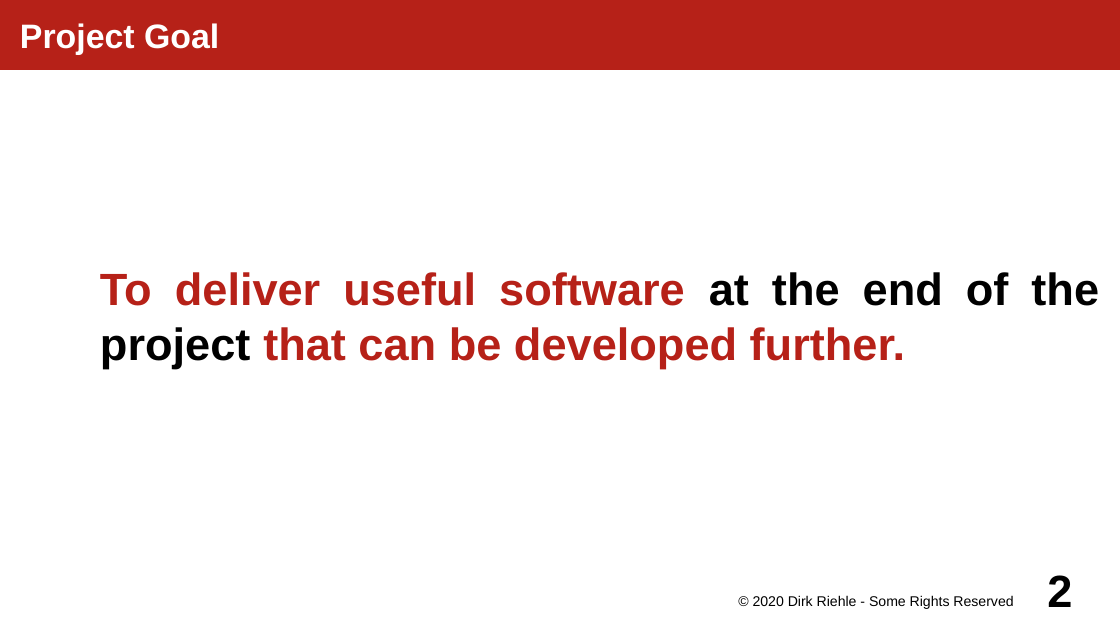
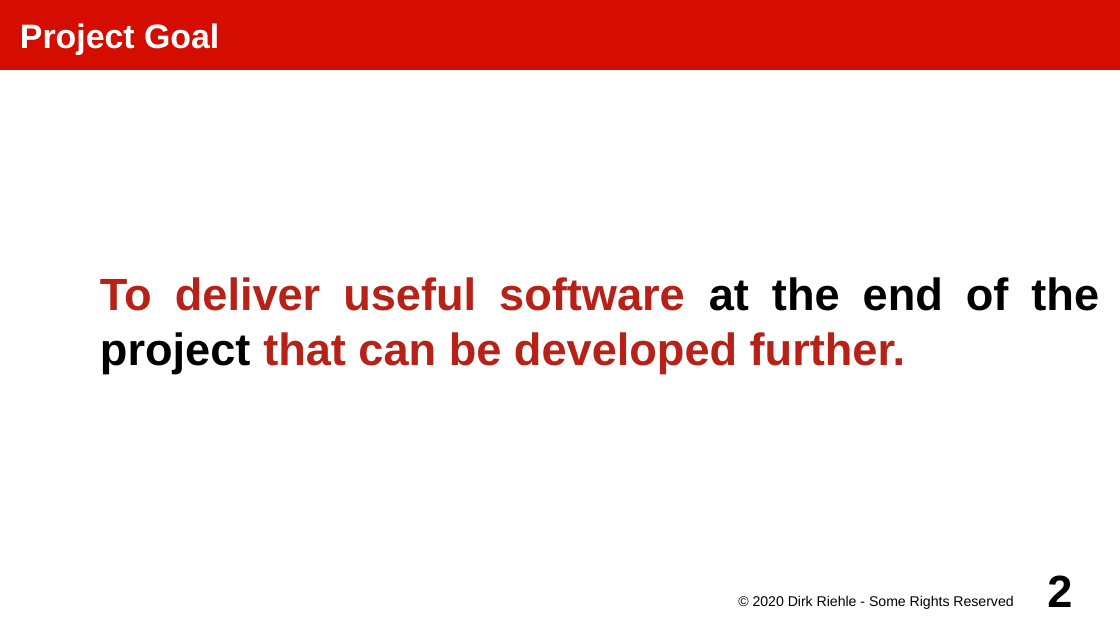
Before and after one commit to dirkriehle/amos-course, a slide deck: slide 2 of Lecture slides/AMOS B01 - Project Crash Course.odp. Drawn at 1120x630 pixels with LibreOffice and Linux fonts; fonts in the diff are those of the drawing. Boxes give left, top, right and bottom in pixels: in the first picture for what was removed or moved away, otherwise in the second. Text is boxed around its words. In the diff, an @@ line names an element or a change of style, - is before the commit and + after.

```diff
--- a/Lecture slides/AMOS B01 - Project Crash Course.odp
+++ b/Lecture slides/AMOS B01 - Project Crash Course.odp
@@ title "Project Goal" at (0,0,1120,70): fill #B62118 to #D50D01 @@
@@ subtitle "To deliver useful software at ...": place and size @@
-subtitle "To deliver useful software at ..." at (100,272,1099,368)
+subtitle "To deliver useful software at ..." at (100,277,1099,373)
```
Also in this commit, not shown: 34 other slides changed, 35 other files.
